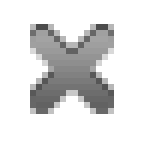
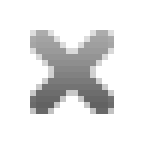
Layered file, before and after one edit (144x144). Changes by layer:
pixels changed over [30, 24, 114, 108] (layer not identified)
